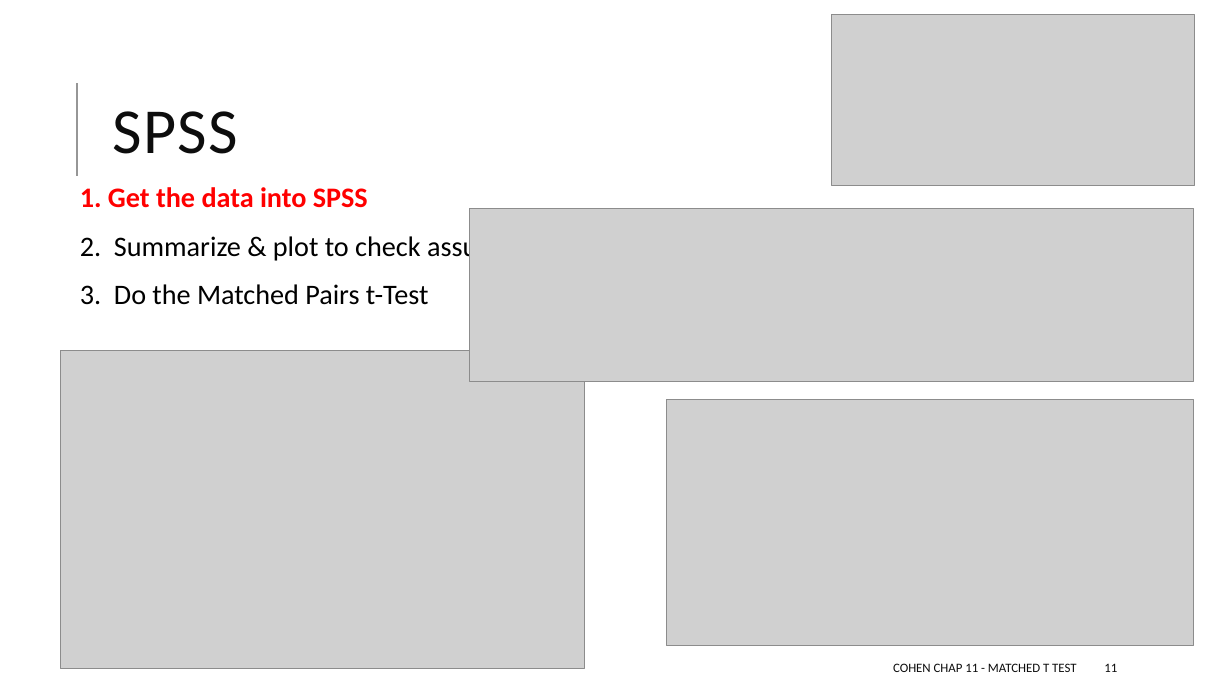
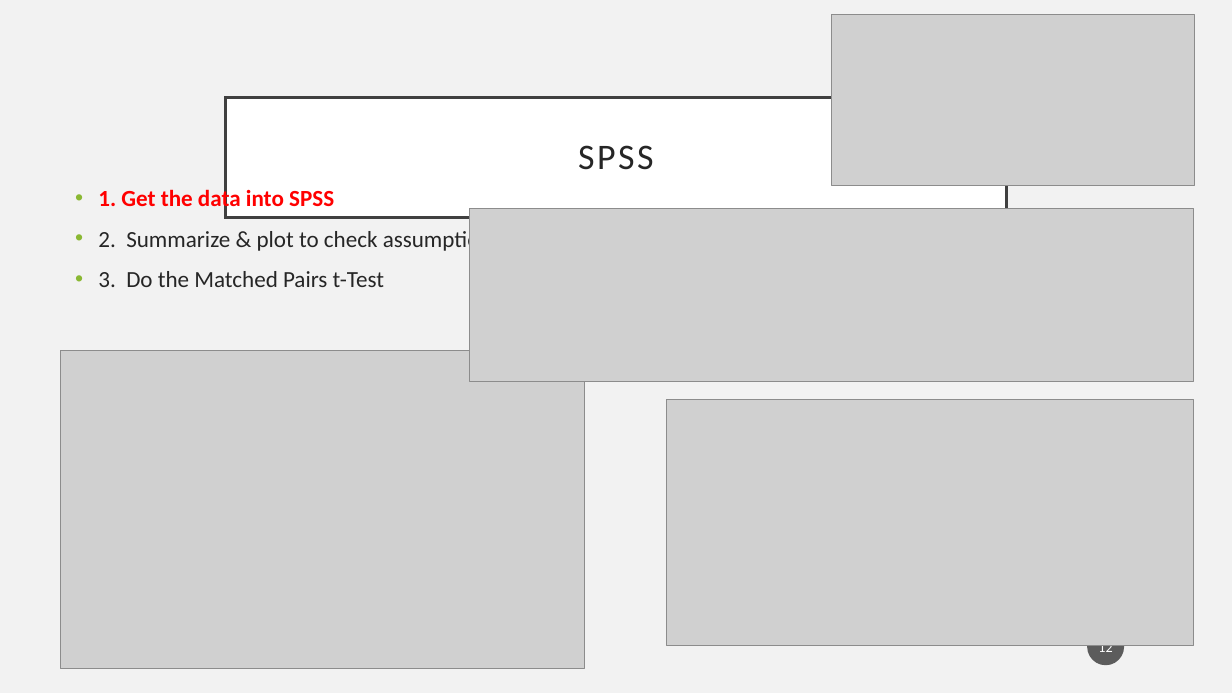
Before and after one commit to TysonStanley/EDUC-6600, a slide deck: slide 12 of old/Cohen chap 11 Matched t Test (screen).pptx (slide 11 before the commit). Drawn at 1232x693 pixels with LibreOffice and Linux fonts; fonts in the diff are those of the drawing; grey boxes stand for pictures. Boxes give left, top, right and bottom in pixels: in the first picture for what was removed or moved away, otherwise in the second. Text is boxed around its words. In the diff, an @@ line names an element or a change of style, - is before the commit and + after.

```diff
--- a/old/Cohen chap 11 Matched t Test (screen).pptx
+++ b/old/Cohen chap 11 Matched t Test (screen).pptx
@@ background #FFFFFF to #F2F2F2 @@
@@ line removed from (77, 176) to (77, 83) @@
@@ title "SPSS": place and size @@
-title "SPSS" at bbox=[113, 111, 238, 154]
+title "SPSS" at bbox=[226, 97, 1006, 217]
@@ title "SPSS" at bbox=[226, 97, 1006, 217]: size 50 to 28 pt, text colour #0D0D0D to #262626, letter spacing 1 to 2 pt; alignment left to centre; line spacing 0.8 to 0.9; fill none to #FFFFFF; outline none to #404040 2.5 pt @@
@@ text "1. Get the data into ..." at bbox=[98, 186, 501, 287]: size 22 to 18 pt; text colour #000000 to #262626 in "2. Summarize & plot to check assumptions", "3. Do the Matched Pairs t-Test"; bullet   to •; line spacing 0.9 to 1; less space between paragraphs; bullet colour #969696 to #8AB833 @@
@@ page number added at bbox=[1088, 628, 1125, 665], fill #1D1D1D at 70% opacity, 11 pt, text #FFFFFF @@
+12
@@ text removed at bbox=[893, 663, 1076, 672] @@
-COHEN CHAP 11 - MATCHED T TEST
@@ page number removed at bbox=[1104, 663, 1117, 672] @@
-11
```
Also in this commit, not shown: 18 other slides changed, 1 slide added, 2 other files.
